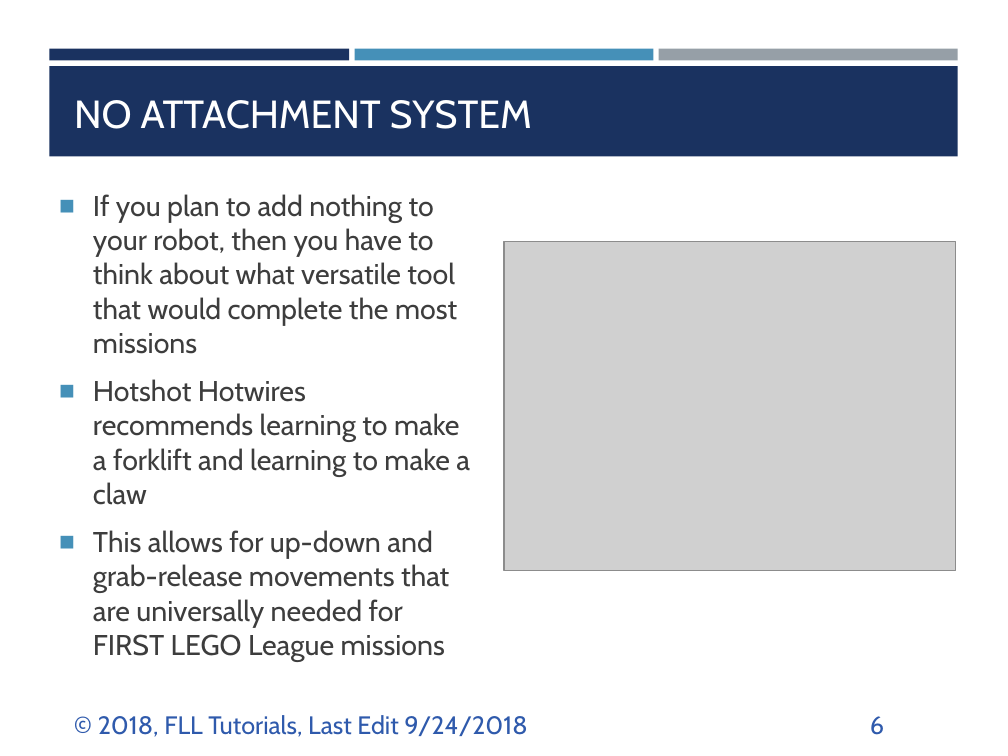
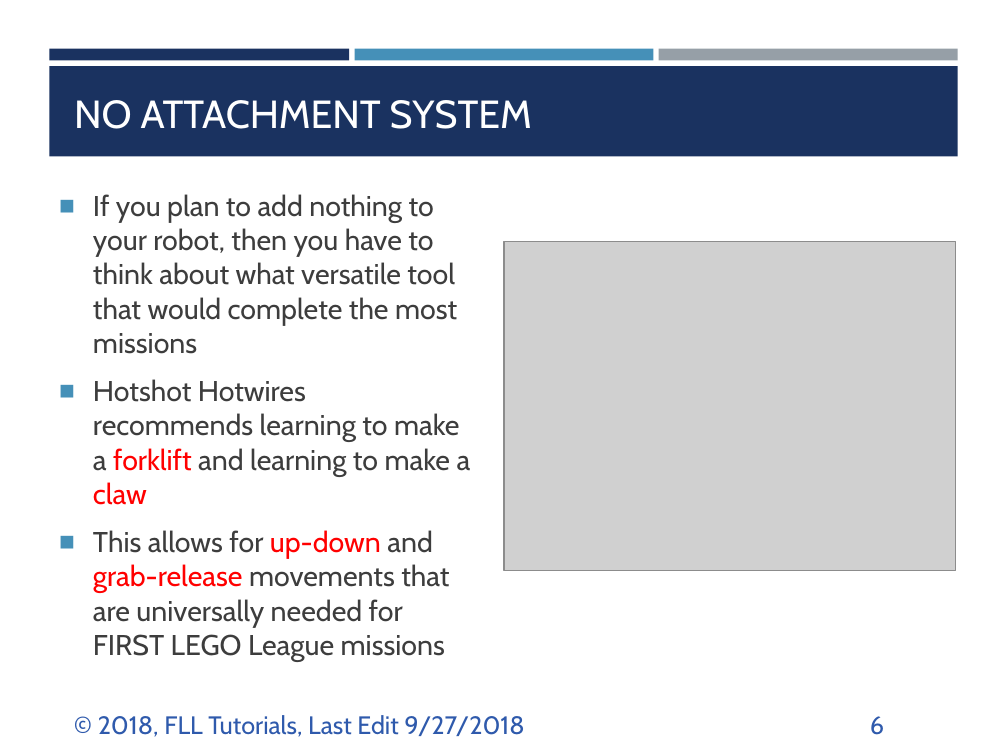
Before and after one commit to ev3lessons/FLL-Tutorials, a slide deck: slide 6 of translations/en-us/RobotGame/MinimizingAttachments.pptx. Drawn at 1008x756 pixels with LibreOffice and Linux fonts; fonts in the diff are those of the drawing; grey boxes stand for pictures. Boxes give left, top, right and bottom in pixels: in the first picture for what was removed or moved away, otherwise in the second. Text is boxed around its words. In the diff, an @@ line names an element or a change of style, - is before the commit and + after.

```diff
--- a/translations/en-us/RobotGame/MinimizingAttachments.pptx
+++ b/translations/en-us/RobotGame/MinimizingAttachments.pptx
@@ text at (x1=93, y1=379, x2=471, y2=662): text colour #3D3D3D to #FF0000 in "forklift claw", "up-down grab-release" @@
@@ text at (x1=98, y1=715, x2=524, y2=737): text changed @@
-© 2018, FLL Tutorials, Last Edit 9/24/2018
+© 2018, FLL Tutorials, Last Edit 9/27/2018
```
Also in this commit, not shown: 8 other slides changed, 1 other file.
